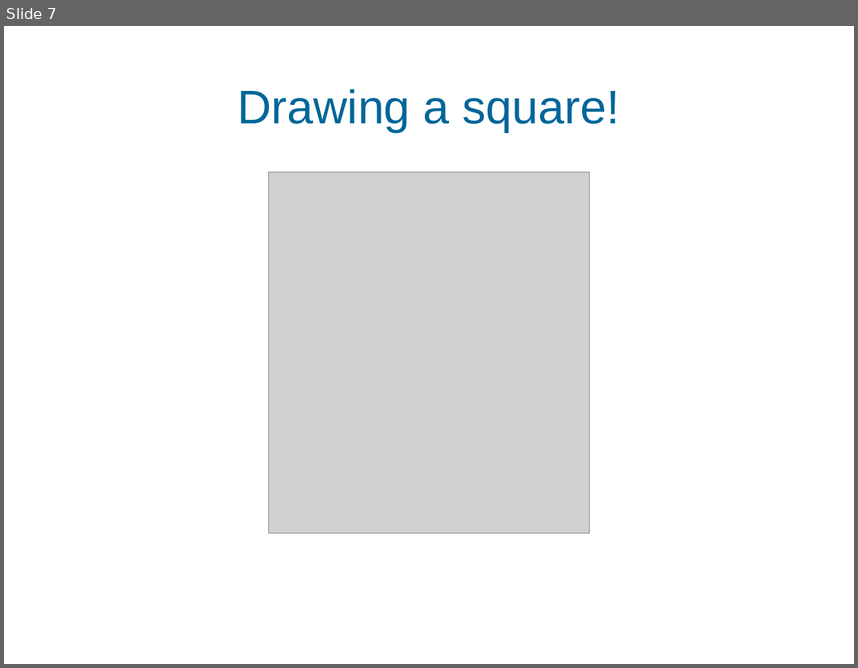
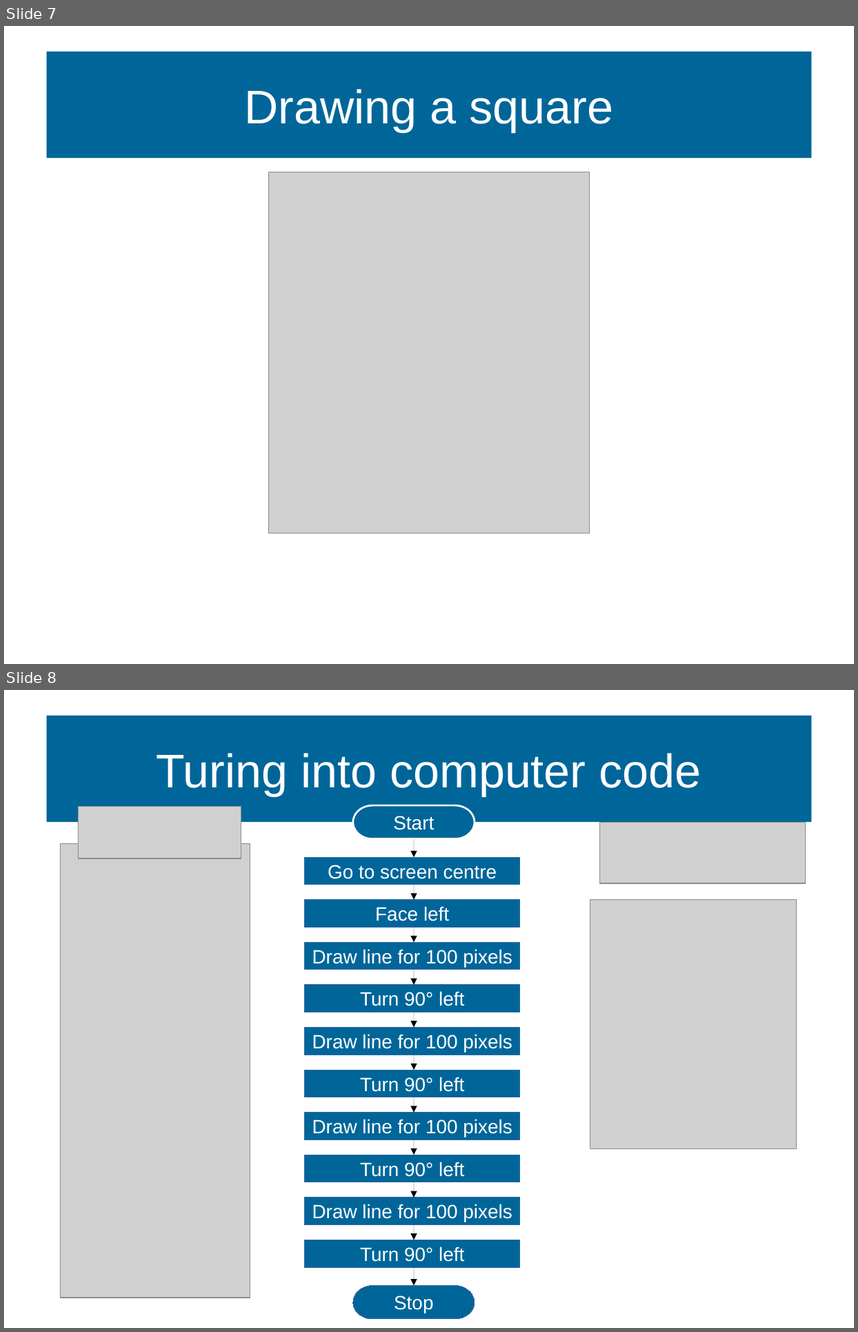
Before and after one commit to MarkGadsby/TeachingNotes, a slide deck: GeneralTextFiles/Markdown_BSC_Notes/Slides_HoneyCombe.odp. Shown one above the other, each under a label of ours: slide 7 before the commit, slides 7 and 8 after it. The pictures are 858x668 and 858x1332 pixels, drawn with LibreOffice and Linux fonts; fonts in the diff are those of the drawing; grey boxes stand for pictures; background and template pictures are left out. Boxes give left, top, right and bottom in pixels: in the first picture for what was removed or moved away, otherwise in the second. Text is boxed around its words. In the diff, an @@ line names an element or a change of style, - is before the commit and + after.

```diff
--- a/GeneralTextFiles/Markdown_BSC_Notes/Slides_HoneyCombe.odp
+++ b/GeneralTextFiles/Markdown_BSC_Notes/Slides_HoneyCombe.odp
@@ slide 8 added at [4,690,854,1328], background #FFFFFF @@
@@ title added at [46,716,812,822], fill #006699, 44 pt, text #FFFFFF @@
+Turing into computer code
@@ picture added at [78,807,241,858] @@
@@ pill shape added at [353,806,475,839], fill #006699, outline #FFFFFF 1.7 pt, 18 pt, text #FFFFFF @@
+Start
@@ picture added at [600,822,806,884] @@
@@ picture added at [61,843,250,1298] @@
@@ arrow added from (414, 839) to (414, 858), #000000 0 pt @@
@@ rectangle added at [305,858,520,885], fill #006699, outline #3465A4 0 pt, 18 pt, text #FFFFFF @@
+Go to screen centre
@@ arrow added from (414, 885) to (414, 900), #000000 0 pt @@
@@ rectangle added at [305,900,520,927], fill #006699, outline #3465A4 0 pt, 18 pt, text #FFFFFF @@
+Face left
@@ picture added at [590,900,797,1149] @@
@@ arrow added from (414, 927) to (414, 943), #000000 0 pt @@
@@ rectangle added at [305,943,520,969], fill #006699, outline #3465A4 0 pt, 18 pt, text #FFFFFF @@
+Draw line for 100 pixels
@@ arrow added from (414, 969) to (414, 985), #000000 0 pt @@
@@ rectangle added at [305,985,520,1012], fill #006699, outline #3465A4 0 pt, 18 pt, text #FFFFFF @@
+Turn 90° left
@@ arrow added from (414, 1012) to (414, 1027), #000000 0 pt @@
@@ rectangle added at [305,1027,520,1054], fill #006699, outline #3465A4 0 pt, 18 pt, text #FFFFFF @@
+Draw line for 100 pixels
@@ arrow added from (414, 1054) to (414, 1069), #000000 0 pt @@
@@ rectangle added at [305,1069,520,1096], fill #006699, outline #3465A4 0 pt, 18 pt, text #FFFFFF @@
+Turn 90° left
@@ arrow added from (414, 1097) to (414, 1112), #000000 0 pt @@
@@ rectangle added at [305,1112,520,1139], fill #006699, outline #3465A4 0 pt, 18 pt, text #FFFFFF @@
+Draw line for 100 pixels
@@ arrow added from (414, 1140) to (414, 1154), #000000 0 pt @@
@@ rectangle added at [305,1154,520,1181], fill #006699, outline #3465A4 0 pt, 18 pt, text #FFFFFF @@
+Turn 90° left
@@ arrow added from (414, 1182) to (414, 1197), #000000 0 pt @@
@@ rectangle added at [305,1198,520,1225], fill #006699, outline #3465A4 0 pt, 18 pt, text #FFFFFF @@
+Draw line for 100 pixels
@@ arrow added from (414, 1225) to (414, 1240), #000000 0 pt @@
@@ rectangle added at [305,1240,520,1267], fill #006699, outline #3465A4 0 pt, 18 pt, text #FFFFFF @@
+Turn 90° left
@@ arrow added from (414, 1267) to (414, 1285), #000000 0 pt @@
@@ pill shape added at [353,1285,475,1319], fill #006699, outline #3465A4 0 pt, 18 pt, text #FFFFFF @@
+Stop
@@ slide 7 changed as well @@
@@ title "Drawing a square": place and size @@
-title "Drawing a square" at [238,89,620,132]
+title "Drawing a square" at [46,52,812,158]
@@ title "Drawing a square" at [46,52,812,158]: fill none to #006699 @@
@@ title at [244,89,613,132]: text changed; text colour #006699 to #FFFFFF @@
-Drawing a square!
+Drawing a square
```
Also in this commit, not shown: 9 other slides changed, 3 other slides added, 1 slide removed, 3 other files.
